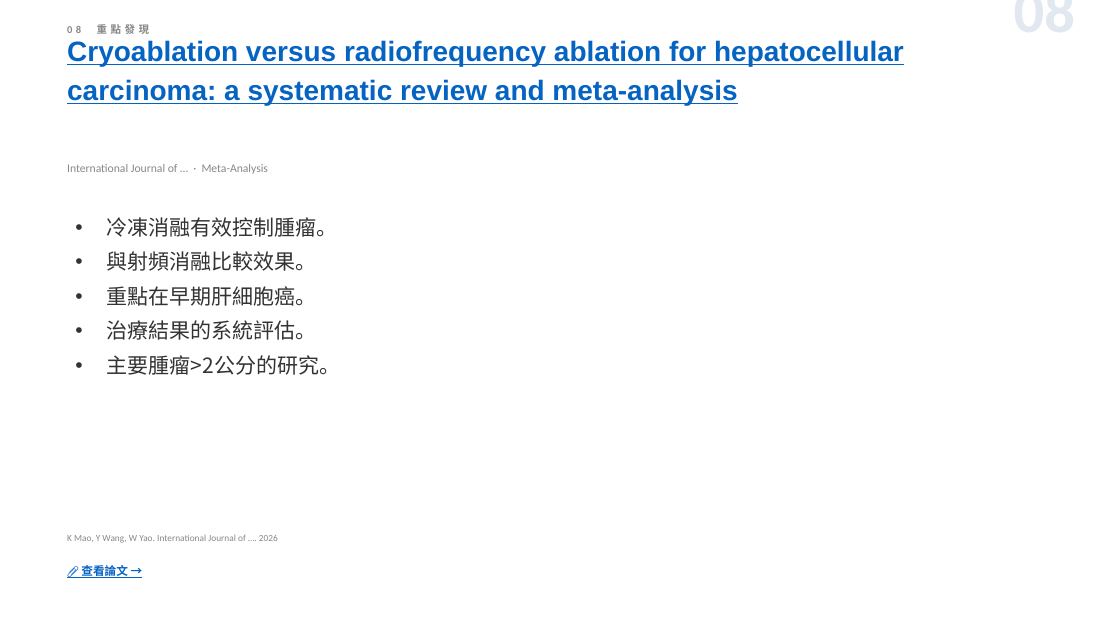
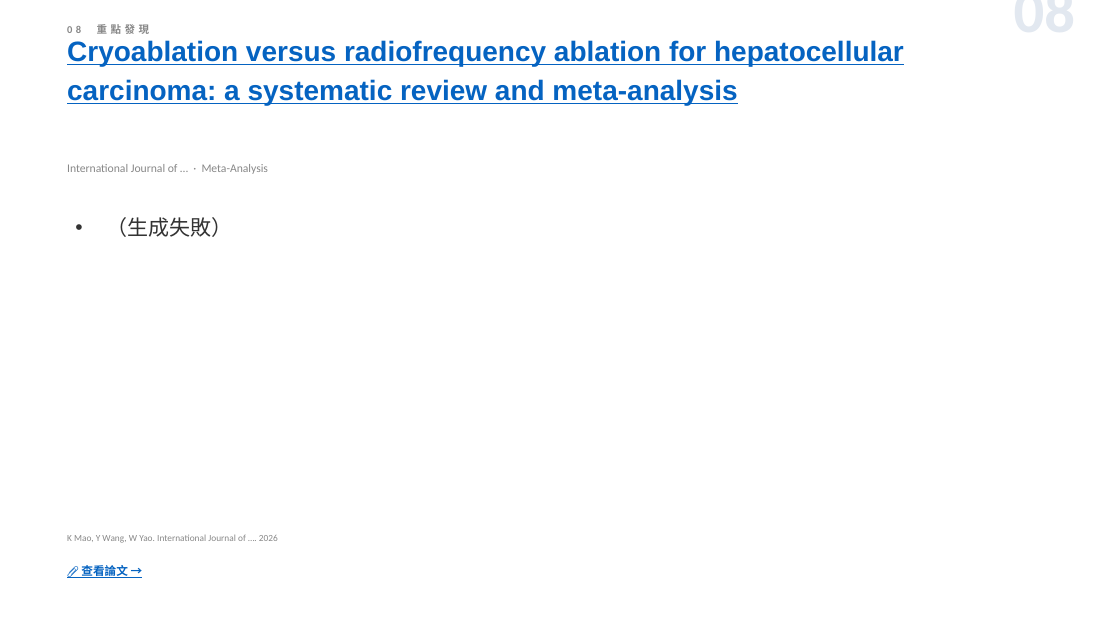
Before and after one commit to jejenhu-maker/hcc-weekly-digest, a slide deck: slide 10 of docs/digest-zh.pptx. Drawn at 1120x630 pixels with LibreOffice and Linux fonts; fonts in the diff are those of the drawing. Boxes give left, top, right and bottom in pixels: in the first picture for what was removed or moved away, otherwise in the second. Text is boxed around its words. In the diff, an @@ line names an element or a change of style, - is before the commit and + after.

```diff
--- a/docs/digest-zh.pptx
+++ b/docs/digest-zh.pptx
@@ text at (107, 217, 233, 237): text changed @@
-• 冷凍消融有效控制腫瘤。
-• 與射頻消融比較效果。
-• 重點在早期肝細胞癌。
-• 治療結果的系統評估。
-• 主要腫瘤>2公分的研究。
+• （生成失敗）
```
Also in this commit, not shown: 12 other slides changed, 1 slide added, 1 slide removed, 2 other files.
